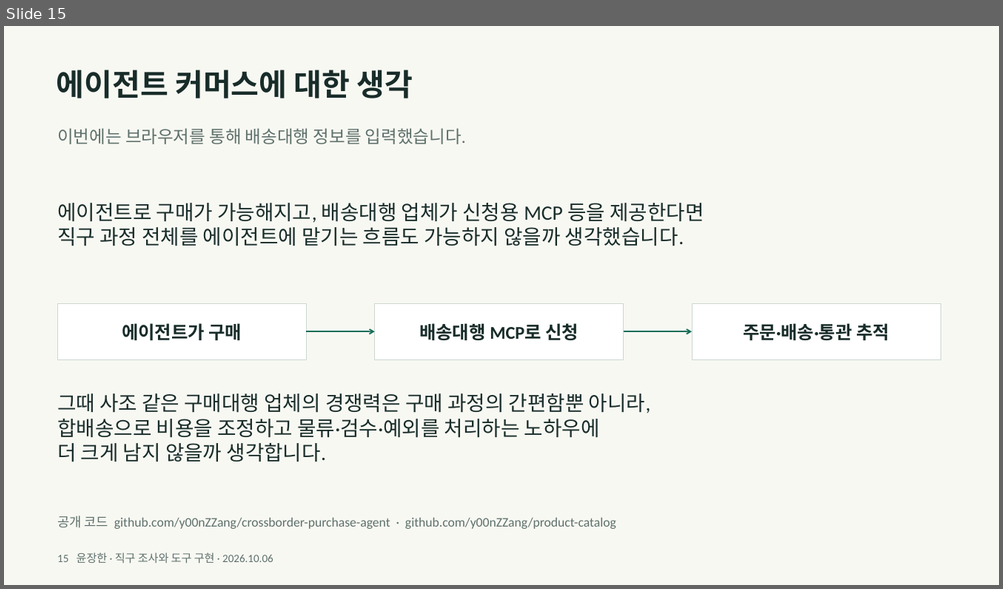
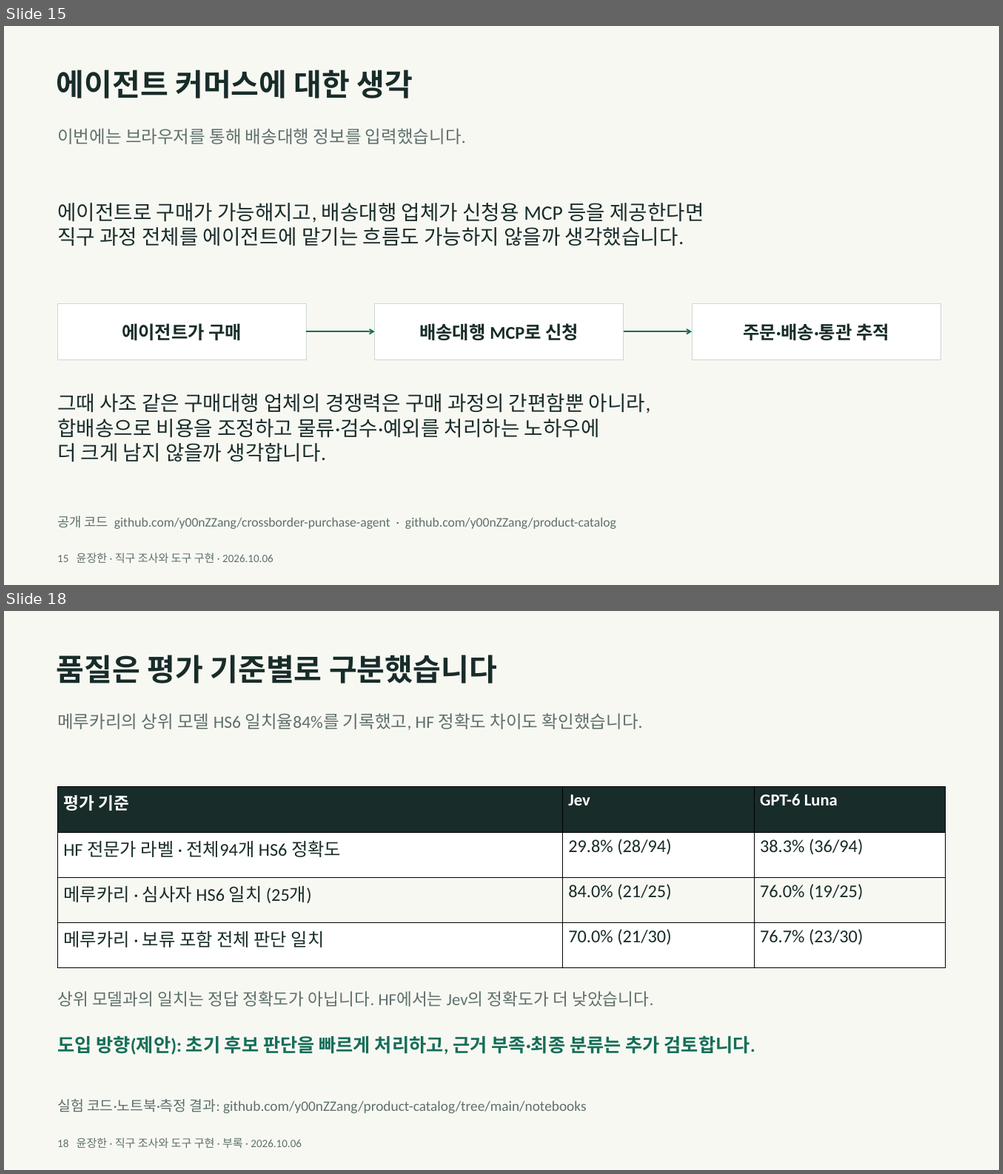
Before and after one commit to y00nZZang/crossborder-purchase-agent, a slide deck: portfolio/crossborder-portfolio.pptx. Shown one above the other, each under a label of ours: slide 15 before the commit, slides 15 and 18 after it; the slides between them are not shown. The pictures are 1003x589 and 1003x1174 pixels, drawn with LibreOffice and Linux fonts; fonts in the diff are those of the drawing. Boxes give left, top, right and bottom in pixels: in the first picture for what was removed or moved away, otherwise in the second. Text is boxed around its words. In the diff, an @@ line names an element or a change of style, - is before the commit and + after.

Commit message:
docs: append Jev benchmark evidence and link product catalog experiments

```diff
--- a/portfolio/crossborder-portfolio.pptx
+++ b/portfolio/crossborder-portfolio.pptx
@@ slide 18 added at [4,611,999,1170], background #F8F8F3 @@
@@ text added at [57,655,497,684], 36.8 pt, text #182C29, bold @@
+품질은 평가 기준별로 구분했습니다
@@ text added at [57,713,643,730], 21 pt, text #5E706B @@
+메루카리의 상위 모델 HS6 일치율84%를 기록했고, HF 정확도 차이도 확인했습니다.
@@ table added at [58,787,945,968], 4 rows, 3 columns @@
+평가 기준 | Jev | GPT-6 Luna
+HF 전문가 라벨 · 전체94개 HS6 정확도 | 29.8% (28/94) | 38.3% (36/94)
+메루카리 · 심사자 HS6 일치 (25개) | 84.0% (21/25) | 76.0% (19/25)
+메루카리 · 보류 포함 전체 판단 일치 | 70.0% (21/30) | 76.7% (23/30)
@@ text added at [57,991,653,1007], 20.2 pt, text #5E706B @@
+상위 모델과의 일치는 정답 정확도가 아닙니다. HF에서는 Jev의 정확도가 더 낮았습니다.
@@ text added at [57,1036,755,1055], 22.5 pt, text #156E58, bold @@
+도입 방향(제안): 초기 후보 판단을 빠르게 처리하고, 근거 부족·최종 분류는 추가 검토합니다.
@@ text added at [57,1099,586,1114], 17.2 pt, text #5E706B @@
+실험 코드·노트북·측정 결과: github.com/y00nZZang/product-catalog/tree/main/notebooks
@@ text added at [57,1138,301,1148], 13.5 pt, text #5E706B @@
+18 윤장한 · 직구 조사와 도구 구현 · 부록 · 2026.10.06
```
Also in this commit, not shown: 2 other slides added, 3 other files.
